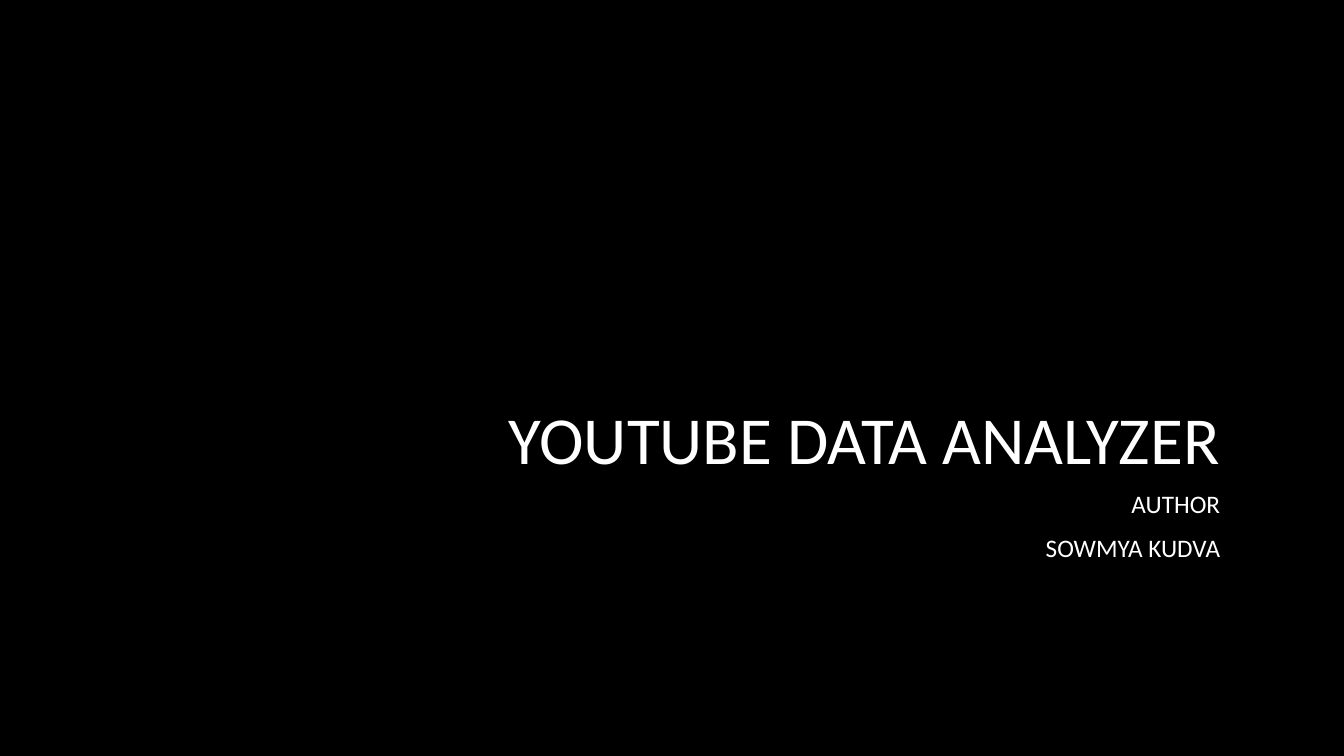
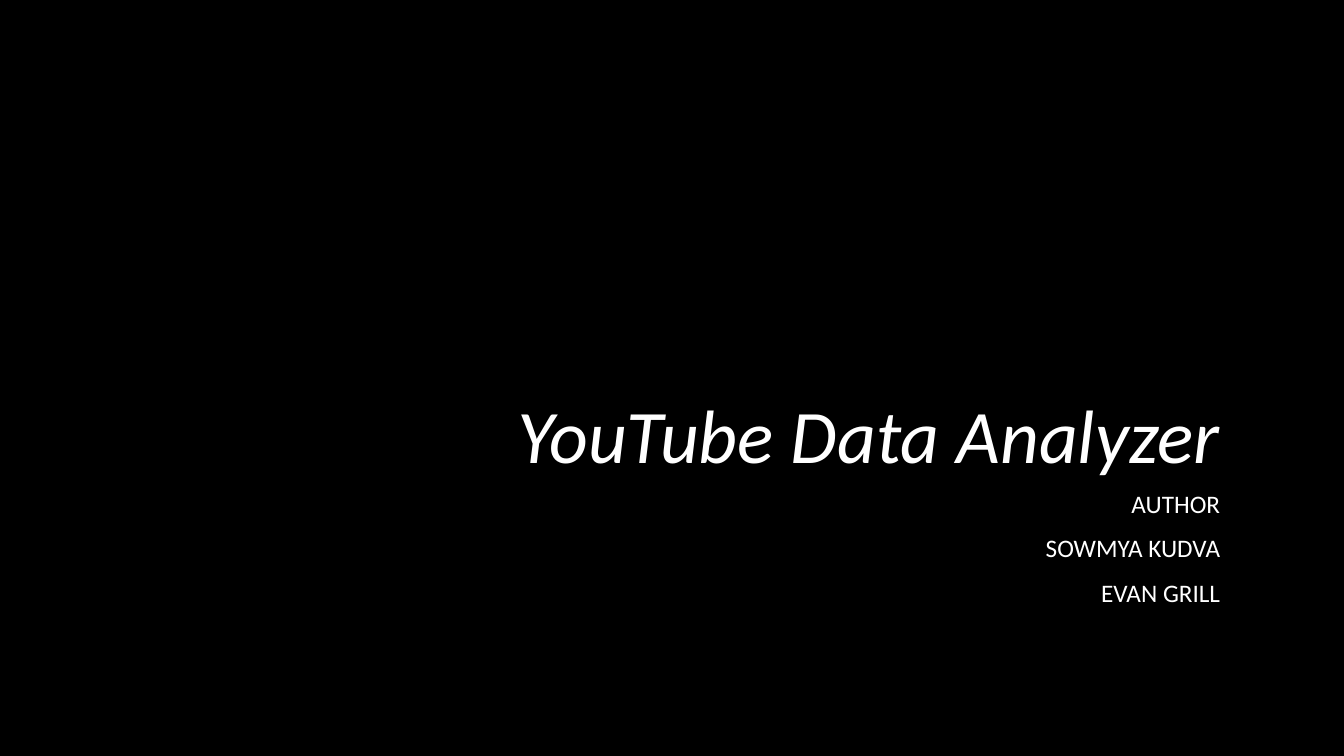
Before and after one commit to EvanGrill/CS436_Big_Data_Systems, a slide deck: slide 1 of doc/Bigdataproposal.pptx. Drawn at 1344x756 pixels with LibreOffice and Linux fonts; fonts in the diff are those of the drawing; background and template pictures are left out. Boxes give left, top, right and bottom in pixels: in the first picture for what was removed or moved away, otherwise in the second. Text is boxed around its words. In the diff, an @@ line names an element or a change of style, - is before the commit and + after.

```diff
--- a/doc/Bigdataproposal.pptx
+++ b/doc/Bigdataproposal.pptx
@@ title at <box>518,410,1220,476</box>: text changed; size 48 to 54 pt; italic on @@
-YOUTUBE DATA ANALYZER
+YouTube Data Analyzer
@@ subtitle at <box>1101,585,1220,602</box>: paragraph added @@
+EVAN GRILL
```
Also in this commit, not shown: 7 other slides changed, 3 slides added, 3 slides removed.
